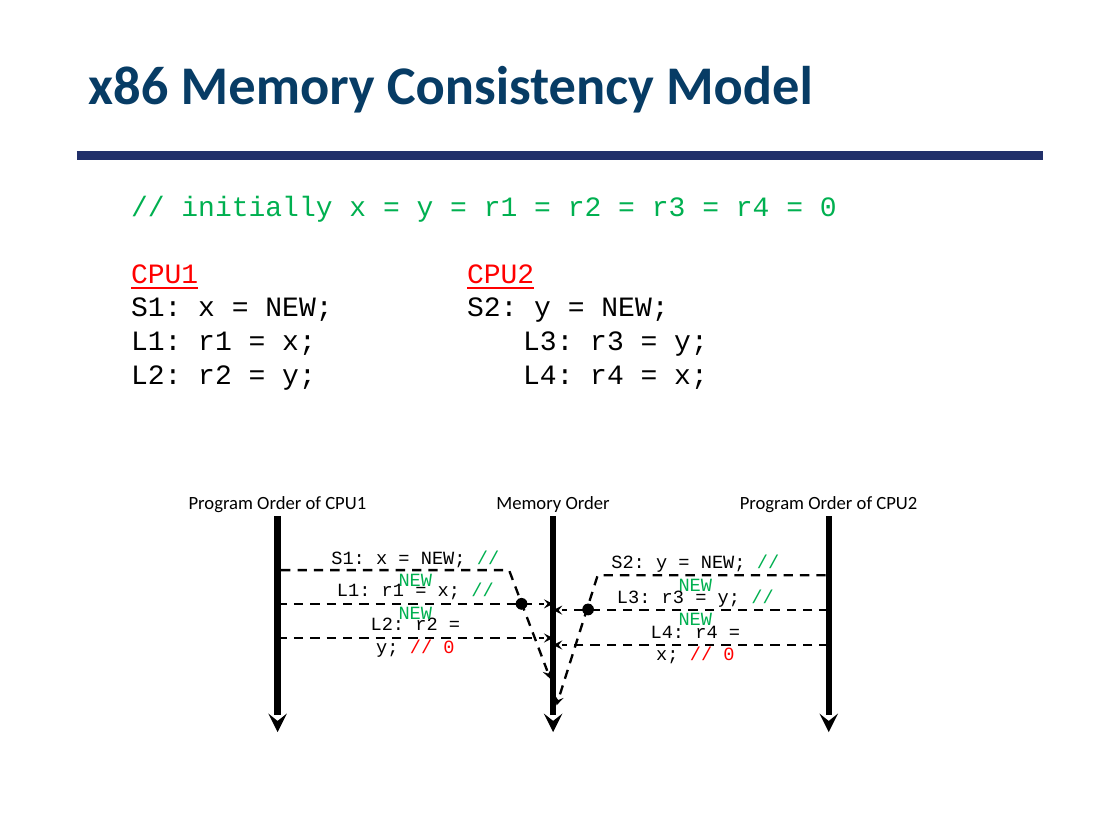
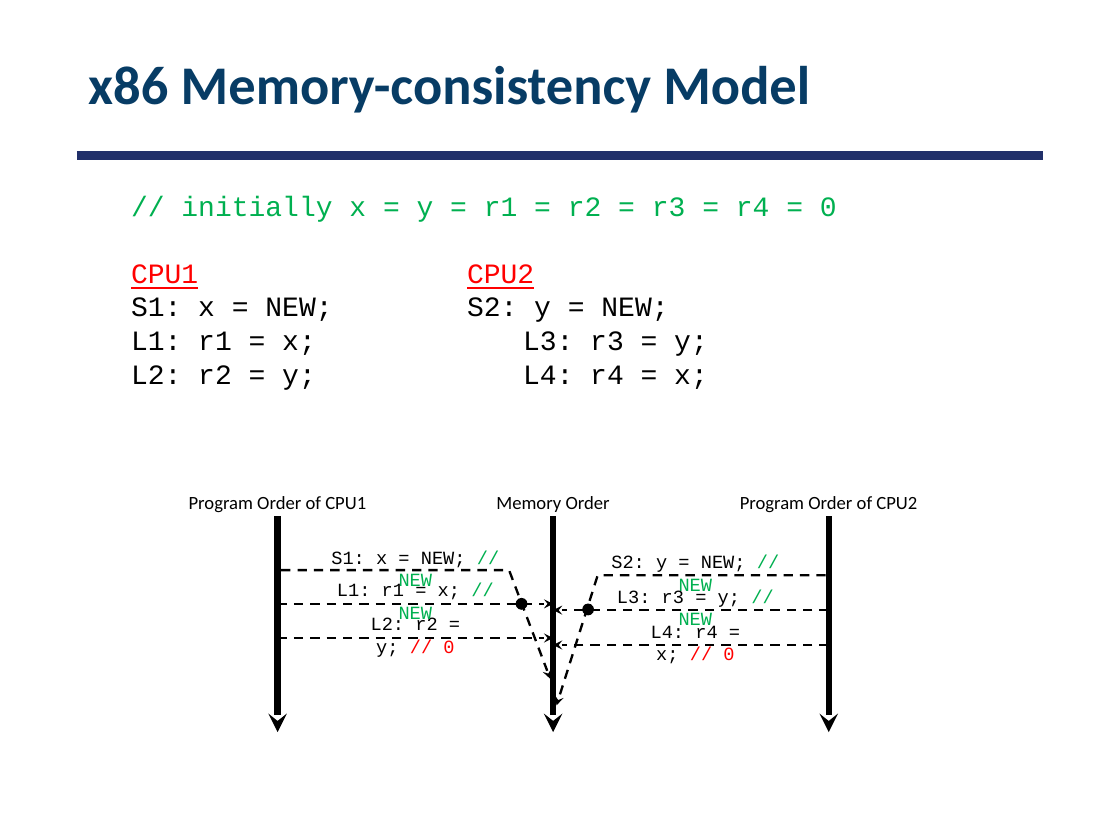
Before and after one commit to smajidzahedi/ECE350, a slide deck: slide 22 of 05-multiprocessor.pptx. Drawn at 1120x840 pixels with LibreOffice and Linux fonts; fonts in the diff are those of the drawing. Boxes give left, top, right and bottom in pixels: in the first picture for what was removed or moved away, otherwise in the second. Text is boxed around its words. In the diff, an @@ line names an element or a change of style, - is before the commit and + after.

```diff
--- a/05-multiprocessor.pptx
+++ b/05-multiprocessor.pptx
@@ title at (88, 65, 810, 113): text changed @@
-x86 Memory Consistency Model
+x86 Memory-consistency Model
```
Also in this commit, not shown: 1 other file.
